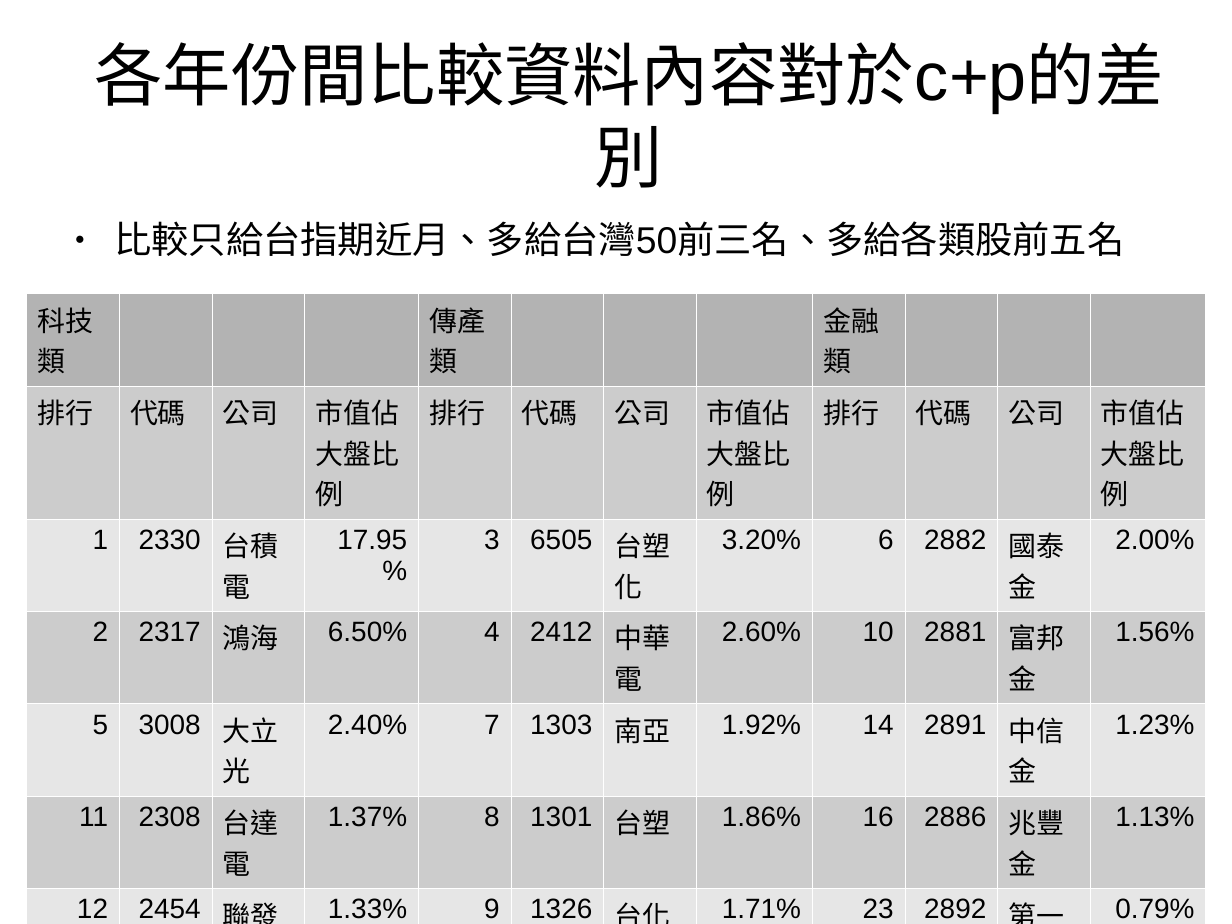
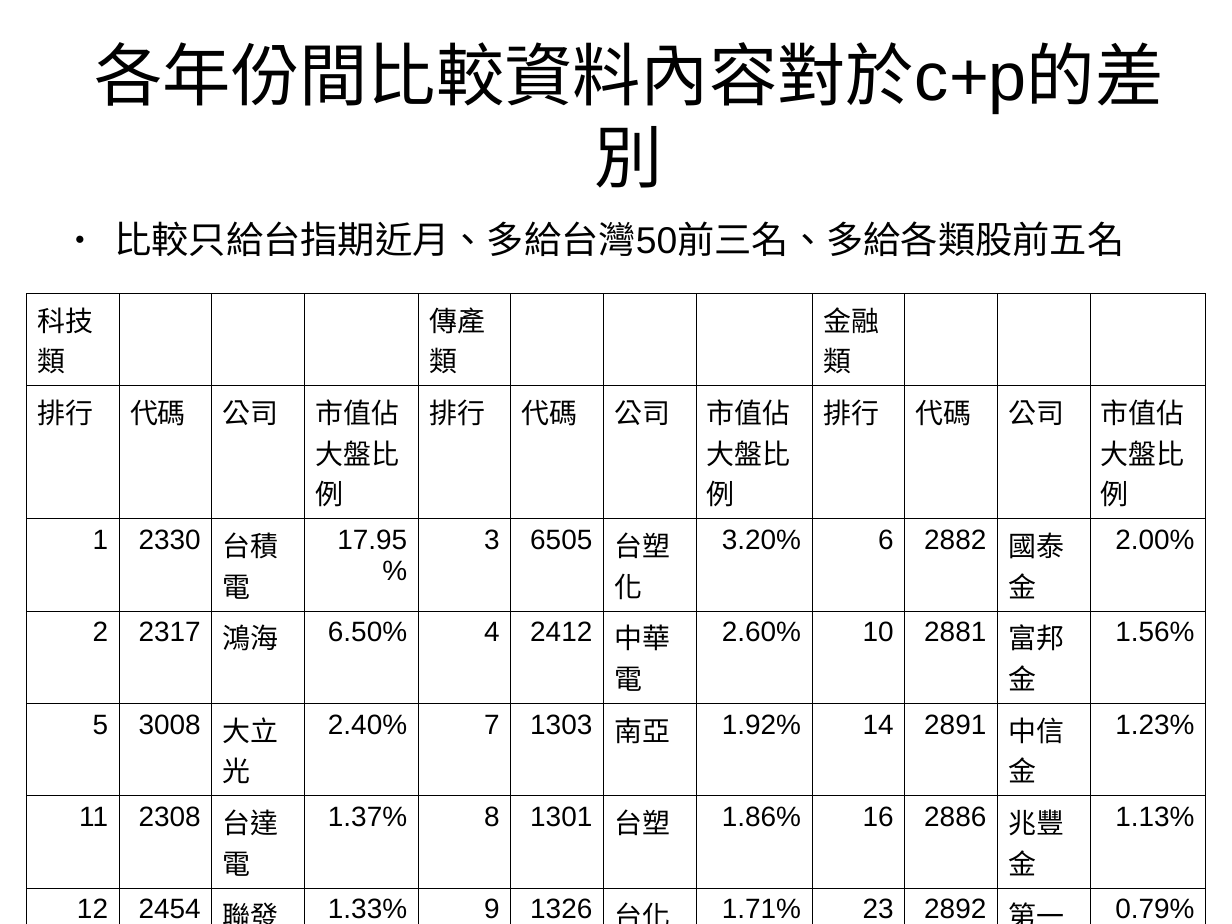
Before and after one commit to ArlenPP/Machin_Learning_Fin, a slide deck: slide 27 of meeting/10_3.odp. Drawn at 1232x924 pixels with LibreOffice and Linux fonts; fonts in the diff are those of the drawing. Boxes give left, top, right and bottom in pixels: in the first picture for what was removed or moved away, otherwise in the second. Text is boxed around its words. In the diff, an @@ line names an element or a change of style, - is before the commit and + after.

```diff
--- a/meeting/10_3.odp
+++ b/meeting/10_3.odp
@@ table at (x1=27, y1=294, x2=1207, y2=923) @@
@@ fill #B3B3B3 to none in 3 cells @@
@@ fill #CCCCCC to none in 36 cells @@
@@ fill #E6E6E6 to none in 36 cells @@
@@ borders changed @@
```
Also in this commit, not shown: 3 other slides changed, 14 slides added, 9 other files.
